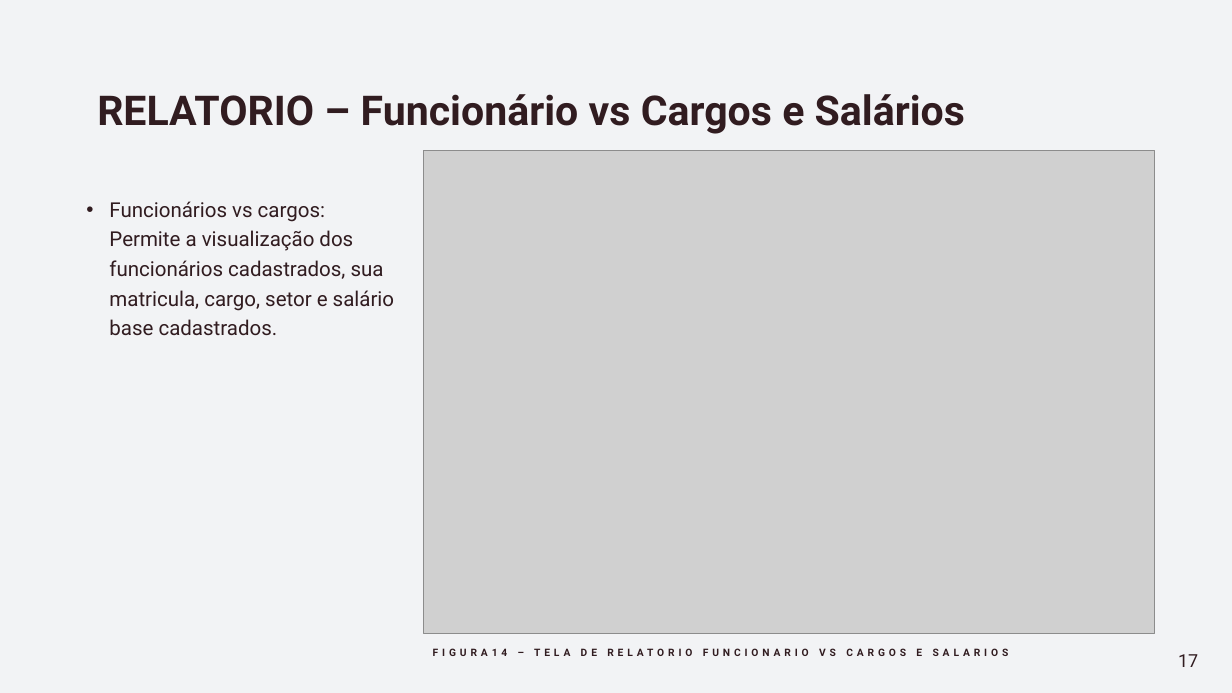
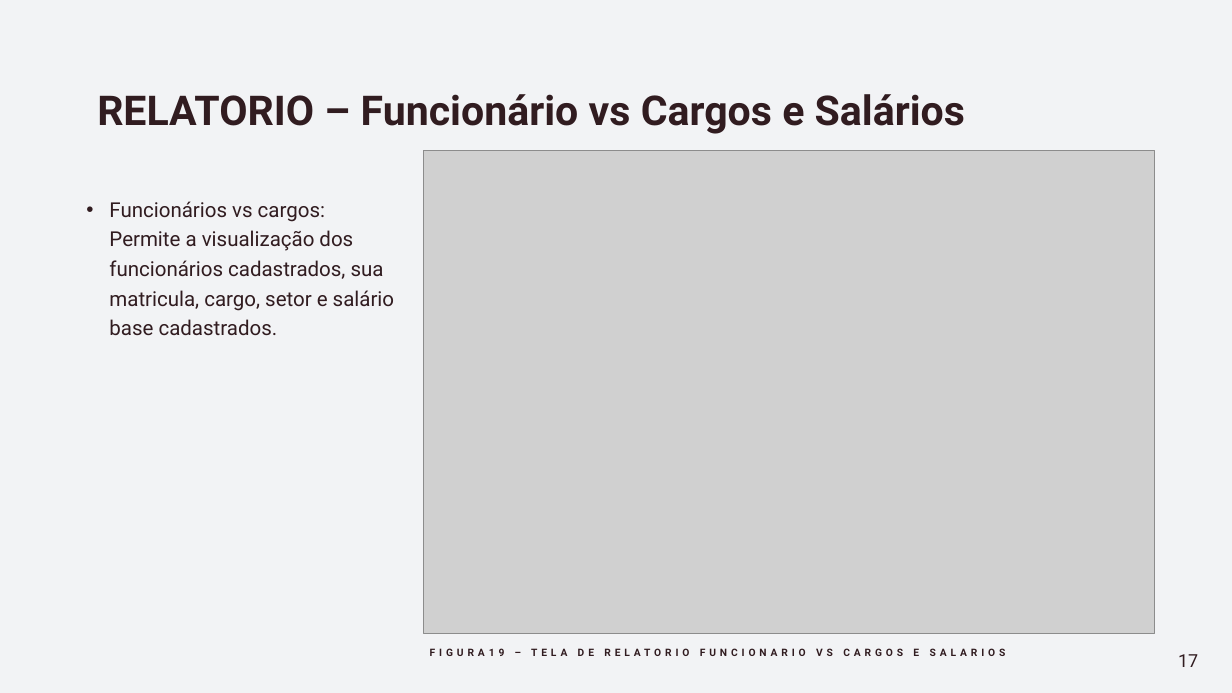
Before and after one commit to eder-ferreira/academia, a slide deck: slide 17 of Documentos/Apresentação -Gestão de Academia.pptx. Drawn at 1232x693 pixels with LibreOffice and Linux fonts; fonts in the diff are those of the drawing; grey boxes stand for pictures. Boxes give left, top, right and bottom in pixels: in the first picture for what was removed or moved away, otherwise in the second. Text is boxed around its words. In the diff, an @@ line names an element or a change of style, - is before the commit and + after.

```diff
--- a/Documentos/Apresentação -Gestão de Academia.pptx
+++ b/Documentos/Apresentação -Gestão de Academia.pptx
@@ text at (430,648,1006,656): text changed @@
-FIGURA14 – TELA DE RELATORIO FUNCIONARIO VS CARGOS E SALARIOS
+FIGURA19 – TELA DE RELATORIO FUNCIONARIO VS CARGOS E SALARIOS
```
Also in this commit, not shown: 17 other slides changed, 7 other files.
